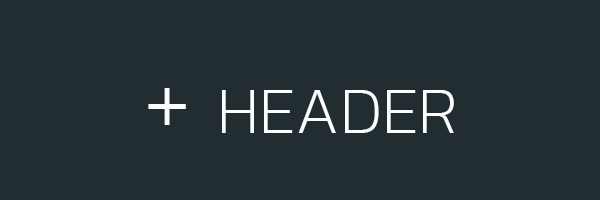
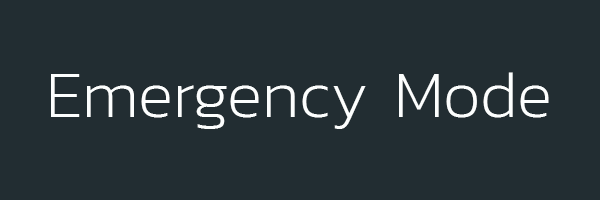
Layered file, before and after one edit (600x200). Changes by layer:
hid "+ HEADER" over [148, 88, 454, 133]
added layer "Emergency Mode" above "Layer 2" over [51, 72, 549, 129]
